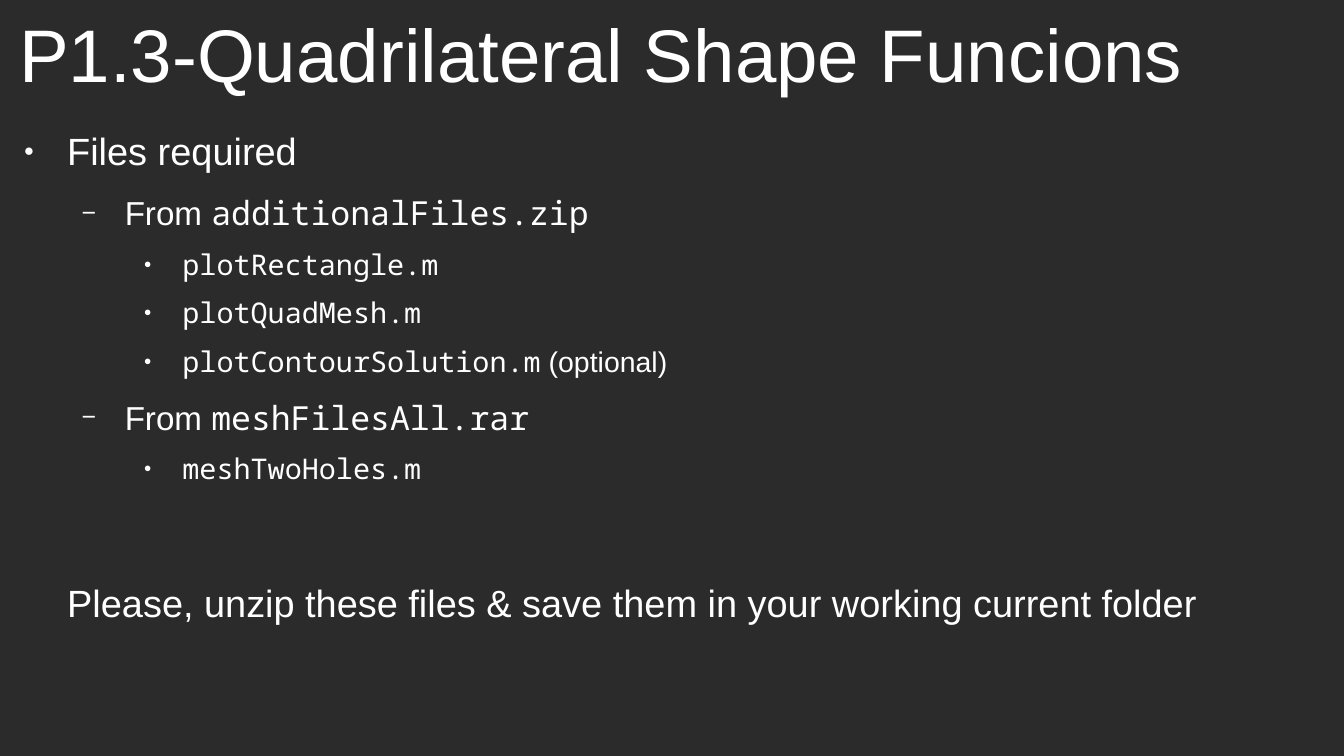
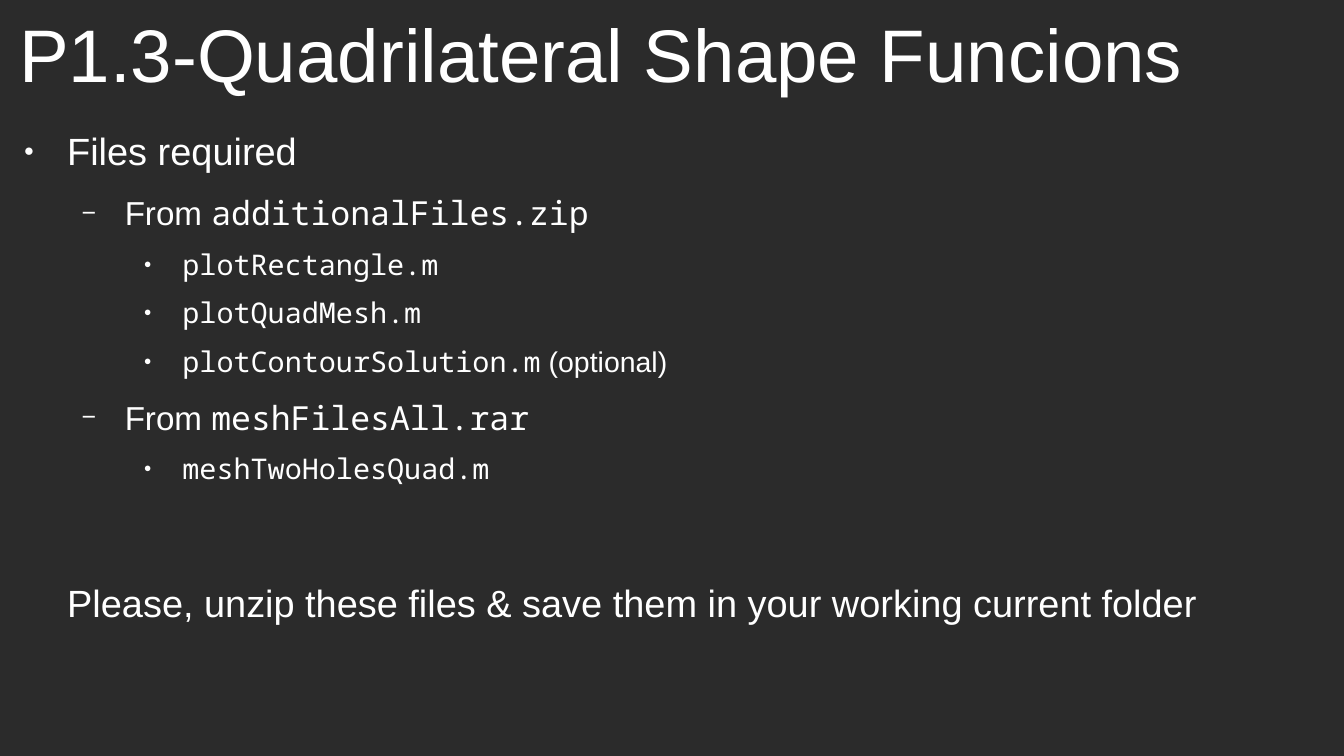
Before and after one commit to jrpacha/240032-Practice-1-4-Color-Results, a slide deck: slide 1 of filesRequired.odp. Drawn at 1344x756 pixels with LibreOffice and Linux fonts; fonts in the diff are those of the drawing; background and template pictures are left out; a plain dark background stands for a picture behind light text. Boxes give left, top, right and bottom in pixels: in the first picture for what was removed or moved away, otherwise in the second. Text is boxed around its words. In the diff, an @@ line names an element or a change of style, - is before the commit and + after.

```diff
--- a/filesRequired.odp
+++ b/filesRequired.odp
@@ text at (x1=182, y1=457, x2=489, y2=484): text changed @@
-    ● meshTwoHoles.m
+    ● meshTwoHolesQuad.m
```
Also in this commit, not shown: 2 other files.
